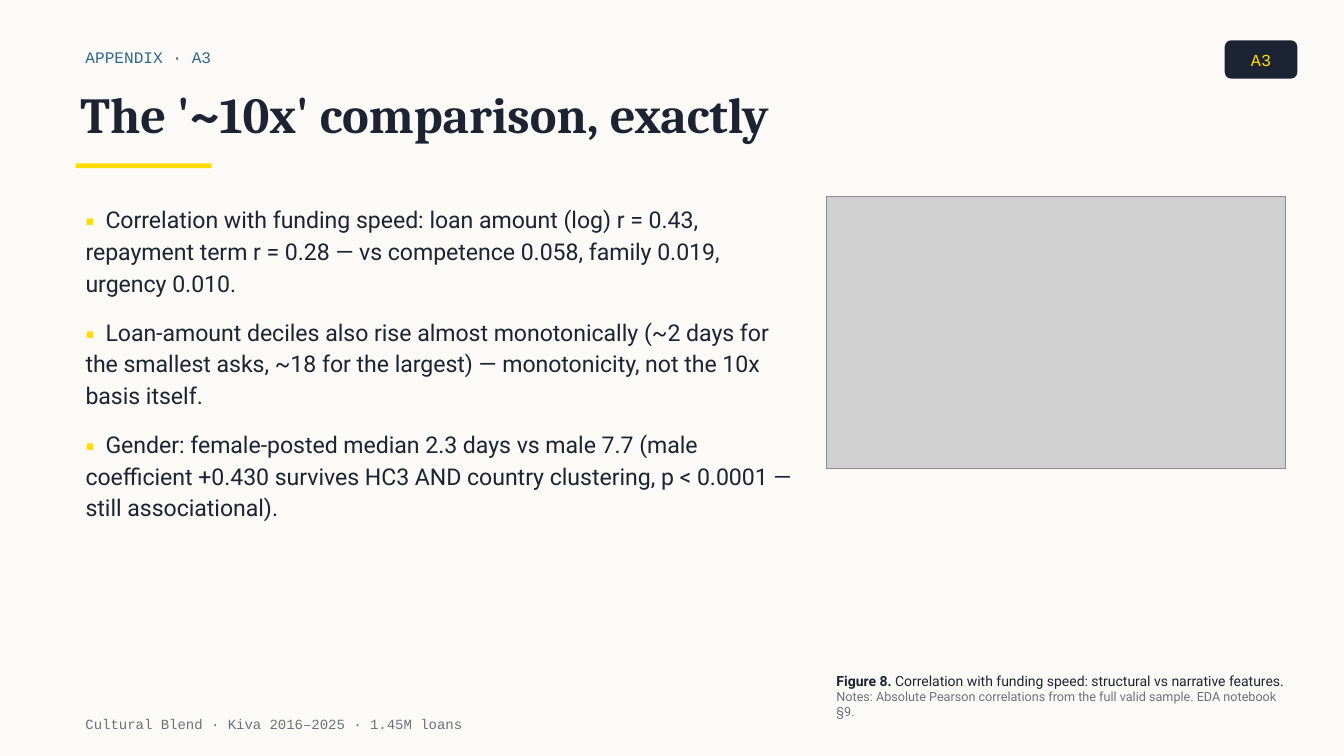
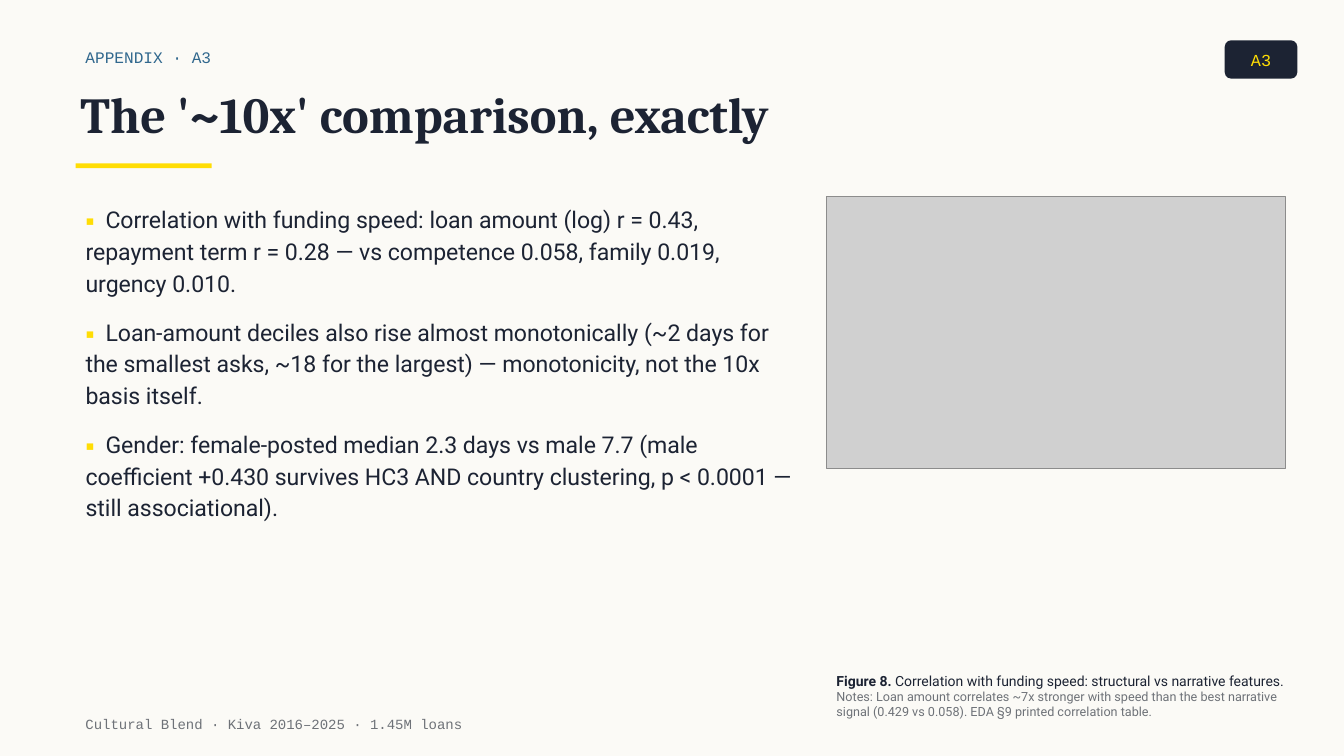
Before and after one commit to tuannm3812/unsw-ma-hackathon-2026, a slide deck: slide 14 of docs/presentation/slides_draft.pptx. Drawn at 1344x756 pixels with LibreOffice and Linux fonts; fonts in the diff are those of the drawing; grey boxes stand for pictures. Boxes give left, top, right and bottom in pixels: in the first picture for what was removed or moved away, otherwise in the second. Text is boxed around its words. In the diff, an @@ line names an element or a change of style, - is before the commit and + after.

```diff
--- a/docs/presentation/slides_draft.pptx
+++ b/docs/presentation/slides_draft.pptx
@@ text at [836,691,1277,719]: text changed @@
-Notes: Absolute Pearson correlations from the full valid sample. EDA notebook §9.
+Notes: Loan amount correlates ~7x stronger with speed than the best narrative signal (0.429 vs 0.058). EDA §9 printed correlation table.
```
Also in this commit, not shown: 7 other slides changed, 1 other file.
